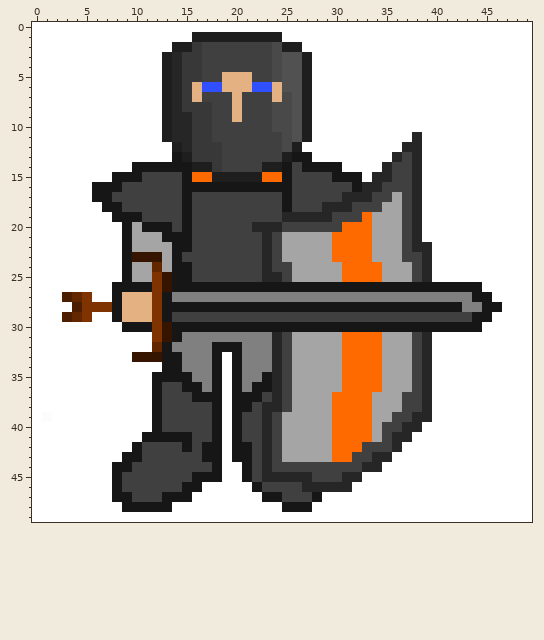
One commit to this pixel-art sprite: branches/sprites/human-knight.png. The first picture shows the starting point.
The file is 50x50 pixels. Colours within 5 levels of each other are drawn and written as one.
Now the later version:
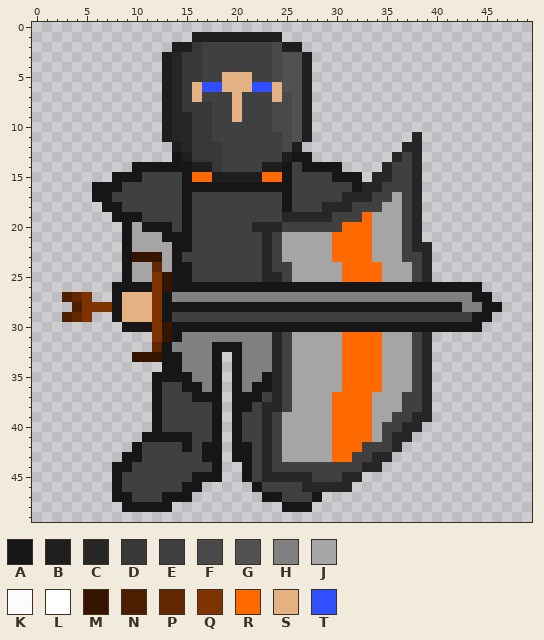
Palette (. is transparent): A #161616  B #1e1e1e  C #262626  D #383838  E #404040  F #494949  G #515151  H #808080  J #a5a5a5  K #fdfdfdf8  L #ffffff  M #351500  N #4c1e00  P #632700  Q #7f3300  R #ff6a00  S #e4b282  T #304fff
From old to new:
@@ x 0..49 @@
- 0 LLLLLLLLLLLLLLLLLLLLLLLLLLLLLLLLLLLLLLLLLLLLLLLLLL
- 1 LLLLLLLLLLLLLLLLBBBBBBBBBLLLLLLLLLLLLLLLLLLLLLLLLL
- 2 LLLLLLLLLLLLLLBBDEEEEEEEFBBLLLLLLLLLLLLLLLLLLLLLLL
- 3 LLLLLLLLLLLLLBCDDEEEEEEEFGGBLLLLLLLLLLLLLLLLLLLLLL
- 4 LLLLLLLLLLLLLBCDDEEEEEEEFGGBLLLLLLLLLLLLLLLLLLLLLL
- 5 LLLLLLLLLLLLLBCDDEESSSEEFGGBLLLLLLLLLLLLLLLLLLLLLL
- 6 LLLLLLLLLLLLLBCDSTTSSSTTSGGBLLLLLLLLLLLLLLLLLLLLLL
- 7 LLLLLLLLLLLLLBCDSEEESEEESFGBLLLLLLLLLLLLLLLLLLLLLL
- 8 LLLLLLLLLLLLLBCDDDEESEEEFFGBLLLLLLLLLLLLLLLLLLLLLL
- 9 LLLLLLLLLLLLLBCCDDEESEEEFFGBLLLLLLLLLLLLLLLLLLLLLL
-10 LLLLLLLLLLLLLBCCDDEEEEEEFFGBLLLLLLLLLLLLLLLLLLLLLL
-11 LLLLLLLLLLLLLBCCDDEEEEEEEFGBLLLLLLLLLLCLLLLLLLLLLL
-12 LLLLLLLLLLLLLLBCDDDEEEEEEFBLLLLLLLLLLCCLLLLLLLLLLL
-13 LLLLLLLLLLLLLLABDDDEEEEEEBAALLLLLLLLCECLLLLLLLLLLL
-14 LLLLLLLLLLAAAAAABBDEEEEBBAEAAAALLLLCEECLLLLLLLLLLL
-15 LLLLLLLLAAAEEEEARRBBBBBRRAEEEEAAALCCEECLLLLLLLLLLL
-16 LLLLLLAAAEEEEEEAAAAAAAAAAAEEEEEEACCEEECLLLLLLLLLLL
-17 LLLLLLAAEEEEEEEAEEEEEEEEEAEEEEECCCEEJECLLLLLLLLLLL
-18 LLLLLLLAAEEEEEEAEEEEEEEEEAEEECCCEEEJJECLLLLLLLLLLL
-19 LLLLLLLLAAAEEEEAEEEEEEEEECCCCCEEERJJJECLLLLLLLLLLL
-20 LLLLLLLLLAJAAAEAEEEEEECCCEEEEEERRRJJJECLLLLLLLLLLL
-21 LLLLLLLLLAJJJAAAEEEEEEECEJJJJJRRRRJJJECLLLLLLLLLLL
-22 LLLLLLLLLAJJJJAAEEEEEEECEJJJJJRRRRJJJECCLLLLLLLLLL
-23 LLLLLLLLLAMMMJAEEEEEEEECEJJJJJRRRRJJJEECLLLLLLLLLL
-24 LLLLLLLLLAJJPJAAEEEEEEECEEJJJJJRRRRJJJECLLLLLLLLLL
-25 LLLLLLLLLAJJQMAAEEEEEEECCEJJJJJRRRRJJJECLLLLLLLLLL
-26 LLLLLLLLAAAAQMAAAAAAAAAAAAAAAAAAAAAAAAAAAAAAALLLLL
-27 LLLNPQLLASSSQAHHHHHHHHHHHHHHHHHHHHHHHHHHHHHHAALLLL
-28 LLLLNQQQASSSQAAAAAAAAAAAAAAAAAAAAAAAAAAAAAAHHAALLL
-29 LLLNPQLLASSSQAEEEEEEEEEEEEEEEEEEEEEEEEEEEEEEAALLLL
-30 LLLLLLLLLAAAQMAAAAAAAAAAAAAAAAAAAAAAAAAAAAAAALLLLL
-31 LLLLLLLLLLLLQMAHHHHHHHHHCEJJJJJRRRRJJJECLLLLLLLLLL
-32 LLLLLLLLLLLLPAHHHHAAAHHHCEJJJJJRRRRJJJECLLLLLLLLLL
-33 LLLLLLLLLLMMMAAHHHALAHHHCEJJJJJRRRRJJJECLLLLLLLLLL
-34 LLLLLLLLLLLLLAAHHHALAHHHCEJJJJJRRRRJJJECLLLLLLLLLL
-35 LLLLLLLLLLLLAAAAHHALAHHACEJJJJJRRRRJJJECLLLLLLLLLL
-36 LLLLLLLLLLLLAEEAAHALAHAACEJJJJJRRRRJJJECLLLLLLLLLL
-37 LLLLLLLLLLLLAEEEAAALAAAECEJJJJRRRRJJJEECLLLLLLLLLL
-38 LLLLLLLLLLLLAEEEEEALAAECCEJJJJRRRRJJJEECLLLLLLLLLL
-39 LKLLLLLLLLLLAEEEEEALAEECEJJJJJRRRRJJEECCLLLLLLLLLL
-40 LLLLLLLLLLLLAEEEEEALAEECEJJJJJRRRRJEECCLLLLLLLLLLL
-41 LLLLLLLLLLLAAAAAEEALAEECEJJJJJRRRRJECCLLLLLLLLLLLL
-42 LLLLLLLLLLAEEEEAEAALAAECEJJJJJRRREEECLLLLLLLLLLLLL
-43 LLLLLLLLLAAEEEEEEAALAAECEJJJJJRREECCLLLLLLLLLLLLLL
-44 LLLLLLLLAAEEEEEEEEALLAECEEEEEEEEECCLLLLLLLLLLLLLLL
-45 LLLLLLLLAEEEEEEEAAALLAECCCCCEEECCLLLLLLLLLLLLLLLLL
-46 LLLLLLLLAEEEEEEAALLLLLAEEEECCCCCLLLLLLLLLLLLLLLLLL
-47 LLLLLLLLAAEEEAAALLLLLLLAAEEEALLLLLLLLLLLLLLLLLLLLL
-48 LLLLLLLLLAAAAALLLLLLLLLLLAAALLLLLLLLLLLLLLLLLLLLLL
-49 LLLLLLLLLLLLLLLLLLLLLLLLLLLLLLLLLLLLLLLLLLLLLLLLLL
+ 0 ..................................................
+ 1 ................BBBBBBBBB.........................
+ 2 ..............BBDEEEEEEEFBB.......................
+ 3 .............BCDDEEEEEEEFGGB......................
+ 4 .............BCDDEEEEEEEFGGB......................
+ 5 .............BCDDEESSSEEFGGB......................
+ 6 .............BCDSTTSSSTTSGGB......................
+ 7 .............BCDSEEESEEESFGB......................
+ 8 .............BCDDDEESEEEFFGB......................
+ 9 .............BCCDDEESEEEFFGB......................
+10 .............BCCDDEEEEEEFFGB......................
+11 .............BCCDDEEEEEEEFGB..........C...........
+12 ..............BCDDDEEEEEEFB..........CC...........
+13 ..............ABDDDEEEEEEBAA........CEC...........
+14 ..........AAAAAABBDEEEEBBAEAAAA....CEEC...........
+15 ........AAAEEEEARRBBBBBRRAEEEEAAA.CCEEC...........
+16 ......AAAEEEEEEAAAAAAAAAAAEEEEEEACCEEEC...........
+17 ......AAEEEEEEEAEEEEEEEEEAEEEEECCCEEJEC...........
+18 .......AAEEEEEEAEEEEEEEEEAEEECCCEEEJJEC...........
+19 ........AAAEEEEAEEEEEEEEECCCCCEEERJJJEC...........
+20 .........AJAAAEAEEEEEECCCEEEEEERRRJJJEC...........
+21 .........AJJJAAAEEEEEEECEJJJJJRRRRJJJEC...........
+22 .........AJJJJAAEEEEEEECEJJJJJRRRRJJJECC..........
+23 .........AMMMJAEEEEEEEECEJJJJJRRRRJJJEEC..........
+24 .........AJJPJAAEEEEEEECEEJJJJJRRRRJJJEC..........
+25 .........AJJQMAAEEEEEEECCEJJJJJRRRRJJJEC..........
+26 ........AAAAQMAAAAAAAAAAAAAAAAAAAAAAAAAAAAAAA.....
+27 ...NPQ..ASSSQAHHHHHHHHHHHHHHHHHHHHHHHHHHHHHHAA....
+28 ....NQQQASSSQAAAAAAAAAAAAAAAAAAAAAAAAAAAAAAHHAA...
+29 ...NPQ..ASSSQAEEEEEEEEEEEEEEEEEEEEEEEEEEEEEEAA....
+30 .........AAAQMAAAAAAAAAAAAAAAAAAAAAAAAAAAAAAA.....
+31 ............QMAHHHHHHHHHCEJJJJJRRRRJJJEC..........
+32 ............PAHHHHAAAHHHCEJJJJJRRRRJJJEC..........
+33 ..........MMMAAHHHA.AHHHCEJJJJJRRRRJJJEC..........
+34 .............AAHHHA.AHHHCEJJJJJRRRRJJJEC..........
+35 ............AAAAHHA.AHHACEJJJJJRRRRJJJEC..........
+36 ............AEEAAHA.AHAACEJJJJJRRRRJJJEC..........
+37 ............AEEEAAA.AAAECEJJJJRRRRJJJEEC..........
+38 ............AEEEEEA.AAECCEJJJJRRRRJJJEEC..........
+39 ............AEEEEEA.AEECEJJJJJRRRRJJEECC..........
+40 ............AEEEEEA.AEECEJJJJJRRRRJEECC...........
+41 ...........AAAAAEEA.AEECEJJJJJRRRRJECC............
+42 ..........AEEEEAEAA.AAECEJJJJJRRREEEC.............
+43 .........AAEEEEEEAA.AAECEJJJJJRREECC..............
+44 ........AAEEEEEEEEA..AECEEEEEEEEECC...............
+45 ........AEEEEEEEAAA..AECCCCCEEECC.................
+46 ........AEEEEEEAA.....AEEEECCCCC..................
+47 ........AAEEEAAA.......AAEEEA.....................
+48 .........AAAAA...........AAA......................
+49 ..................................................
Where, in picture pixels (left, top, right, bottom), the same in both pictures:
erased: (32, 22, 532, 522)
